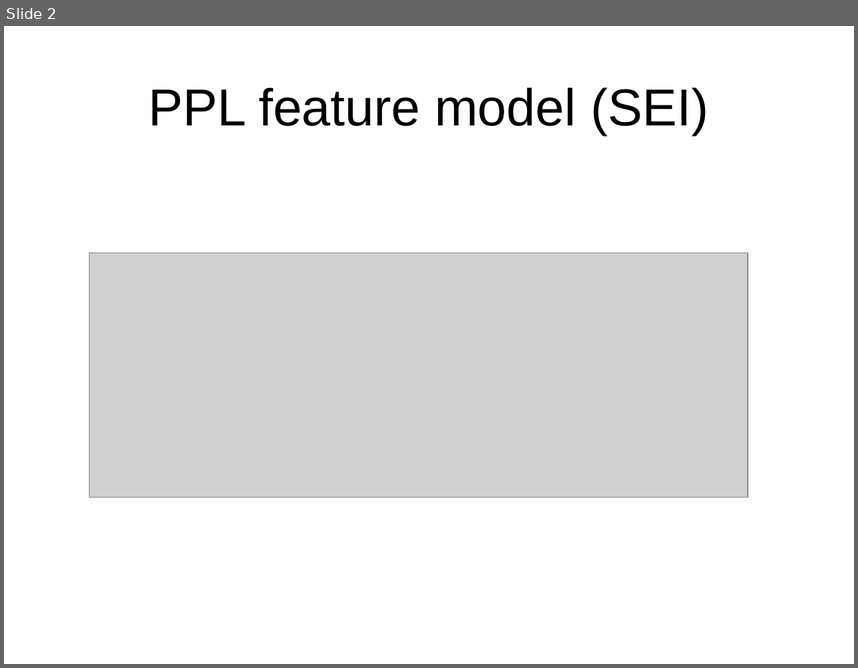
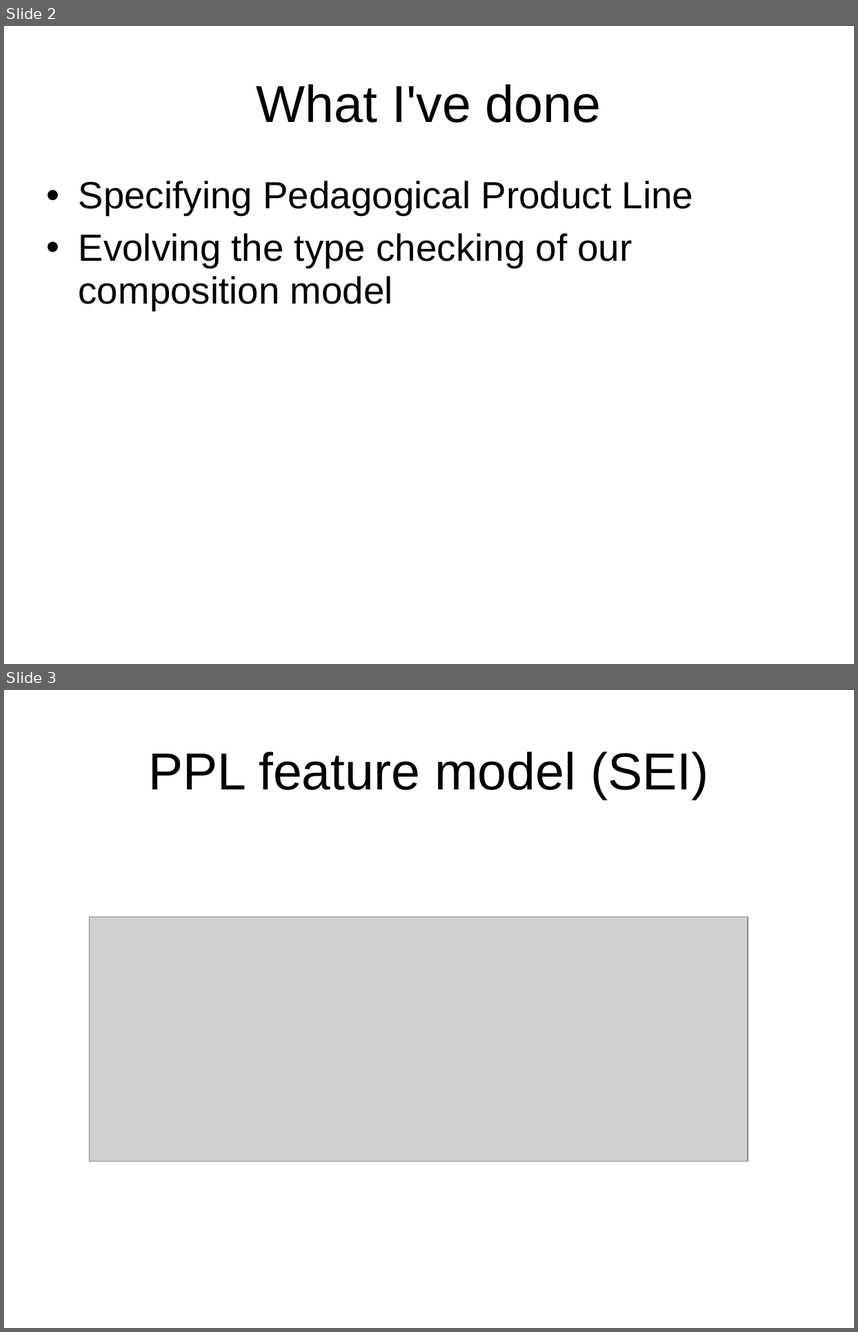
Before and after one commit to rbonifacio/variability-management-research, a slide deck: VariabilityManagement/docs/casestudies/ppl/Pedagogical Product Line.ppt. Shown one above the other, each under a label of ours: slide 2 before the commit, slides 2 and 3 after it. The pictures are 858x668 and 858x1332 pixels, drawn with LibreOffice and Linux fonts; fonts in the diff are those of the drawing; grey boxes stand for pictures. Boxes give left, top, right and bottom in pixels: in the first picture for what was removed or moved away, otherwise in the second. Text is boxed around its words. In the diff, an @@ line names an element or a change of style, - is before the commit and + after.

```diff
--- a/VariabilityManagement/docs/casestudies/ppl/Pedagogical Product Line.ppt
+++ b/VariabilityManagement/docs/casestudies/ppl/Pedagogical Product Line.ppt
@@ slide 2 added at box(4, 26, 854, 664), background #FFFFFF @@
@@ title added at box(257, 84, 601, 123), 44 pt, text #000000 @@
+What I've done
@@ text added at box(79, 181, 693, 310), 32 pt, text #000000 @@
+• Specifying Pedagogical Product Line
+• Evolving the type checking of our composition model
@@ what was slide 2 is now slide 3 @@
```
Also in this commit, not shown: 1 slide changed, 4 other slides added, 1 slide removed, 2 other files.
